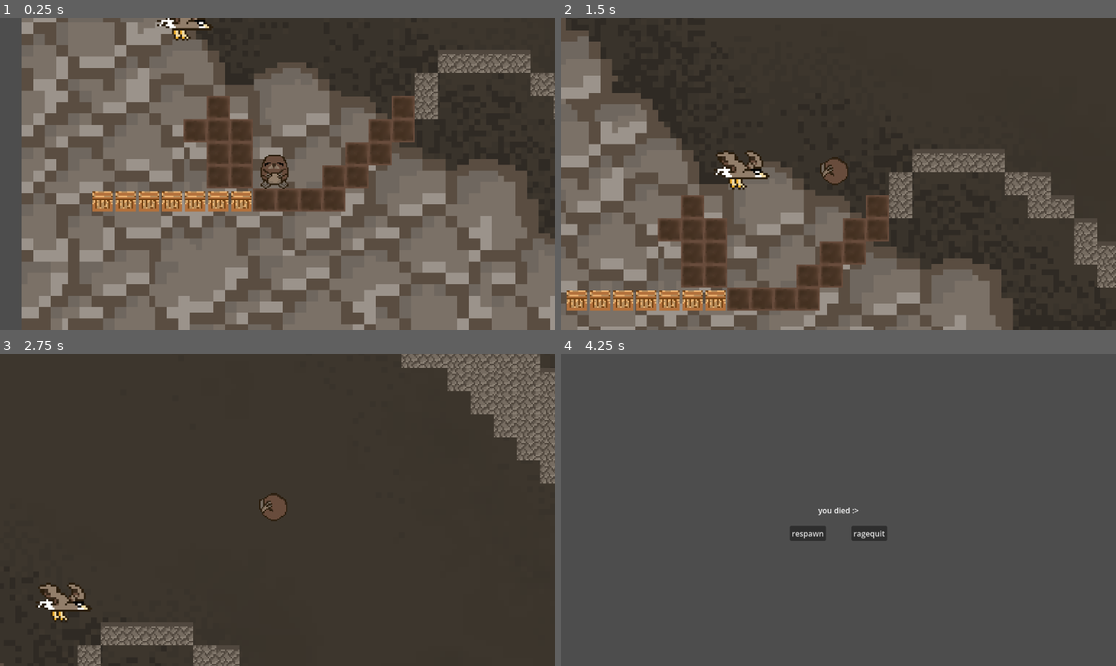
Above: before the commit, frames 1-4 (two rows, left to right).
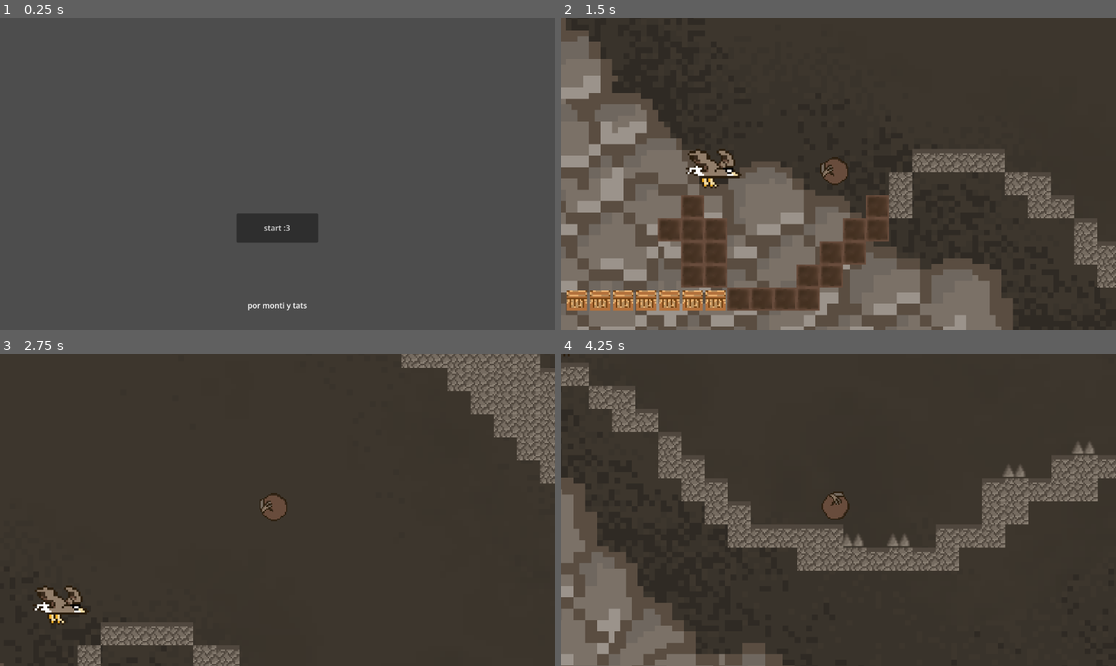
Above: after the commit, the same moments.

Repository: loumonti/bleble
Game: Godot game, scene res://control.tscn
Same seed, same stepped clock (60 frames per second), same inputs: the game is played once before the commit and once after it. Before the commit the project starts from res://level-1.tscn. The engine's default icon, where the game draws it, is replaced by a stand-in: a white triangle on a blue panel in a dark square.
Inputs (mouse positions are in pixels of both pictures, inside the frame that each line leads up to):
- Up to frame 1 (0.25 s): no input
- Up to frame 2 (1.5 s): click (838, 227) at 0.5 s, where only the run after the commit has a clickable "start :3"; tap Enter (ui_accept) at 1.25 s; hold Right (ui_right) from 1.28 s (still down); tap Alt at 1.35 s
- Up to frame 3 (2.75 s): keep holding Right (ui_right); tap Enter (ui_accept) at 1.52, 2.27 s; tap Shift at 2.1 s
- Up to frame 4 (4.25 s): release Right (ui_right) at 2.78 s; hold Left (ui_left) 2.78-3.53 s; tap Alt at 2.85 s; hold Right (ui_right) from 3.53 s (still down); tap Shift at 3.6 s; tap Enter (ui_accept) at 3.77 s

The runs differ from the first frame. In frame 1, 75% of the frame differs, in the area x 3-100%, y 0-100%; in frame 2, 1.0%; in frame 3, 0.7%; in frame 4, 90%, in the area x 0-100%, y 0-100%.

Commit message:
finfinfin

Diff:
--- a/bleble/area_2d.tscn
+++ b/bleble/area_2d.tscn
@@ -10,6 +10,6 @@
 [node name="Sprite2D" type="Sprite2D" parent="."]
 texture = ExtResource("1_gf172")
 
-[node name="CollisionShape2D" type="CollisionShape2D" parent="Sprite2D"]
+[node name="CollisionShape2D" type="CollisionShape2D" parent="."]
 position = Vector2(1, -1.5)
 shape = SubResource("RectangleShape2D_dl81w")
--- /dev/null
+++ b/bleble/control.gd
@@ -0,0 +1,15 @@
+extends Control
+
+
+# Called when the node enters the scene tree for the first time.
+func _ready() -> void:
+	pass # Replace with function body.
+
+
+# Called every frame. 'delta' is the elapsed time since the previous frame.
+func _process(delta: float) -> void:
+	pass
+
+
+func _on_button_pressed() -> void:
+	get_tree().change_scene_to_file("res://level-1.tscn")
--- a/bleble/control.tscn
+++ b/bleble/control.tscn
@@ -1,39 +1,44 @@
-[gd_scene format=3 uid="uid://dnx4vd86amwue"]
+[gd_scene load_steps=2 format=3 uid="uid://byfo1ky7bqr14"]
 
-[node name="Control" type="Control" unique_id=1118901161]
+[ext_resource type="Script" uid="uid://cdy5ijujn1n1g" path="res://control.gd" id="1_0fbet"]
+
+[node name="Control" type="Control"]
 layout_mode = 3
 anchors_preset = 15
 anchor_right = 1.0
 anchor_bottom = 1.0
 grow_horizontal = 2
 grow_vertical = 2
+script = ExtResource("1_0fbet")
 
-[node name="Label" type="Label" parent="." unique_id=189650845]
+[node name="Button" type="Button" parent="."]
 layout_mode = 1
 anchors_preset = 8
 anchor_left = 0.5
 anchor_top = 0.5
 anchor_right = 0.5
 anchor_bottom = 0.5
-offset_left = -20.0
-offset_top = -11.5
-offset_right = 20.0
-offset_bottom = 11.5
-grow_horizontal = 2
-grow_vertical = 2
-text = "Juega a ser topo corriendo de aguila"
-
-[node name="Button" type="Button" parent="Label" unique_id=1892715639]
-layout_mode = 1
-anchors_preset = 8
-anchor_left = 0.5
-anchor_top = 0.5
-anchor_right = 0.5
-anchor_bottom = 0.5
-offset_left = -38.0
-offset_top = 30.0
-offset_right = 37.0
-offset_bottom = 61.0
+offset_left = -84.75
+offset_top = 81.75
+offset_right = 84.75
+offset_bottom = 142.25
 grow_horizontal = 2
 grow_vertical = 2
 text = "start :3"
+
+[node name="Label2" type="Label" parent="."]
+layout_mode = 1
+anchors_preset = 7
+anchor_left = 0.5
+anchor_top = 1.0
+anchor_right = 0.5
+anchor_bottom = 1.0
+offset_left = -62.0
+offset_top = -63.0
+offset_right = 62.0
+offset_bottom = -40.0
+grow_horizontal = 2
+grow_vertical = 0
+text = "por monti y tats"
+
+[connection signal="pressed" from="Button" to="." method="_on_button_pressed"]
--- a/bleble/project.godot
+++ b/bleble/project.godot
@@ -15,8 +15,8 @@
 [application]
 
 config/name="bleble"
-run/main_scene="uid://cvjh3woqhl5fj"
-config/features=PackedStringArray("4.6", "GL Compatibility")
+run/main_scene="uid://byfo1ky7bqr14"
+config/features=PackedStringArray("4.5", "GL Compatibility")
 config/icon="res://icon.svg"
 
 [editor_plugins]
Not shown: 1 places in bleble/area_2d.tscn that only renumber resources
Not shown, added: bleble/control.gd.uid
